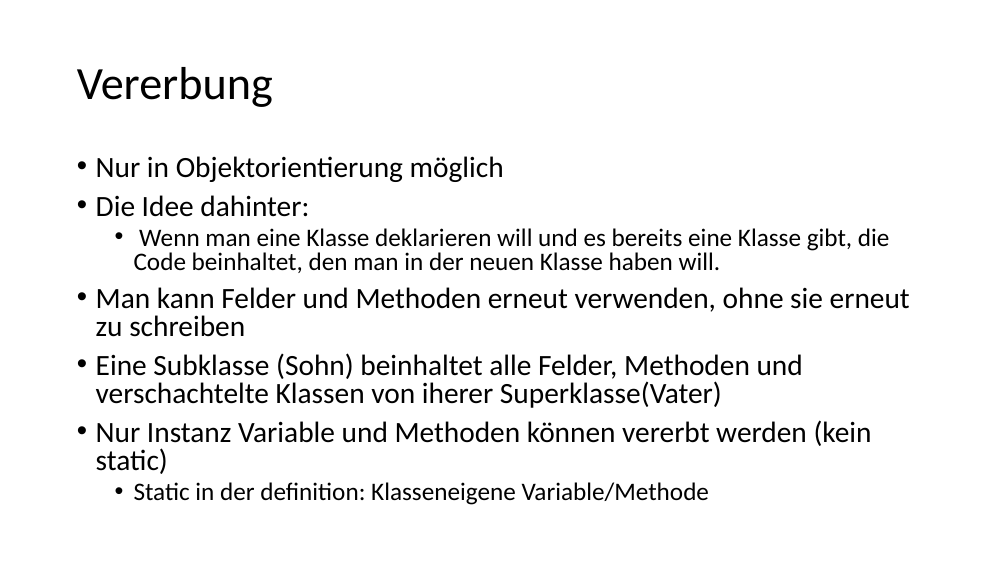
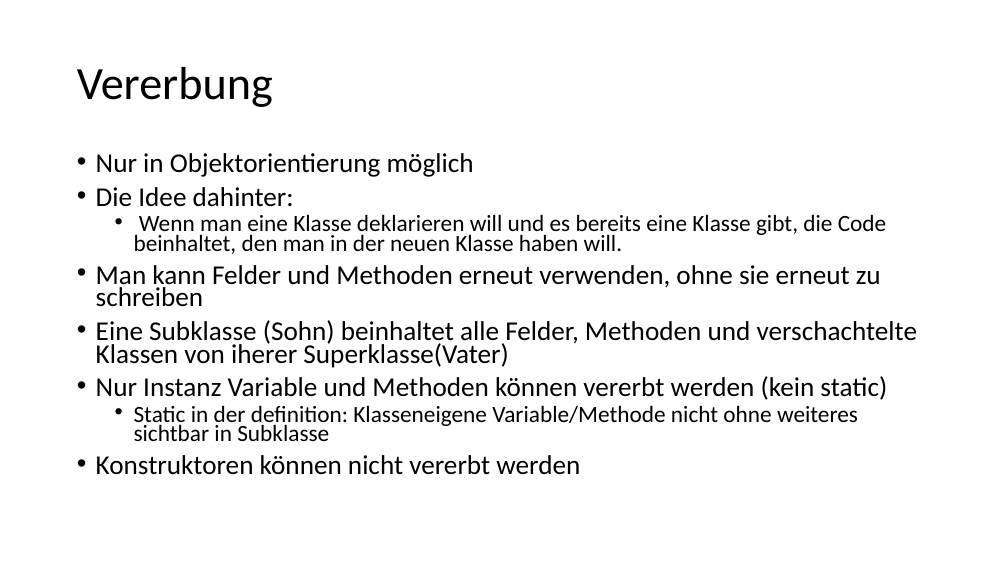
Before and after one commit to anjak610/Tutorium_MIB_1, a slide deck: slide 9 of Tut_Files/Tut_5.12.pptx. Drawn at 1008x567 pixels with LibreOffice and Linux fonts; fonts in the diff are those of the drawing. Boxes give left, top, right and bottom in pixels: in the first picture for what was removed or moved away, otherwise in the second. Text is boxed around its words. In the diff, an @@ line names an element or a change of style, - is before the commit and + after.

```diff
--- a/Tut_Files/Tut_5.12.pptx
+++ b/Tut_Files/Tut_5.12.pptx
@@ text at (96, 153, 917, 400): size 28 to 25.9 pt in "Nur in Objektorientierung möglich", "Die Idee dahinter:", "Man kann Felder und Methoden erneut verwenden, ...", "Eine Subklasse (Sohn) beinhaltet alle Felder, Methoden ..." and 1 more places; size 24 to 22.2 pt in "Wenn man eine Klasse deklarieren will und ..."; line spacing 0.8 to 0.7 @@
@@ text at (96, 405, 858, 475): text changed; size 24 to 22.2 pt @@
-  • Static in der definition: Klasseneigene Variable/Methode
+  • Static in der definition: Klasseneigene Variable/Methode nicht ohne weiteres sichtbar in Subklasse
+• Konstruktoren können nicht vererbt werden
```
Also in this commit, not shown: 4 other slides changed, 31 other files.
